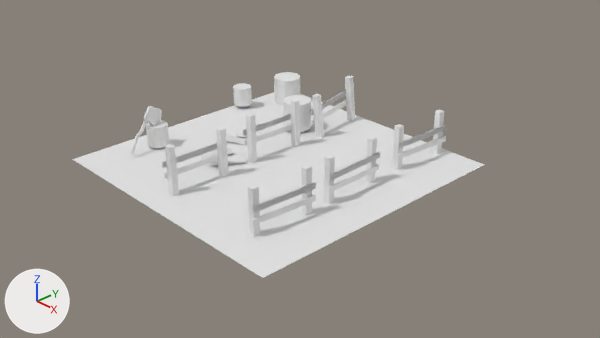
The Blender file 36-portalscene-creating-a-scene-in-blender/blender.blend: old version first, new version second.
Both versions are drawn from the file's camera 'Camera'. Every picture has the same lights, and +X, +Y and +Z are marked at lower left.

The older version as bpy lines, for what is in view:
```python
me_cylinder = bpy.data.meshes.new('Cylinder')
me_cylinder.from_pydata(...)  # a 10-sided cylinder along z spanning x -1.55..0.35, y -1.57..0.43, z -2.07..-0.07
me_cylinder_002 = bpy.data.meshes.new('Cylinder.002')
me_cylinder_002.from_pydata(...)  # a 10-sided cylinder along z spanning x -1.55..0.35, y -1.57..0.43, z -2.07..-0.07
me_cylinder_003 = bpy.data.meshes.new('Cylinder.003')
me_cylinder_003.from_pydata(...)  # a 10-sided cylinder along z spanning x -1.55..0.35, y -1.57..0.43, z -2.07..-0.07
me_cylinder_004 = bpy.data.meshes.new('Cylinder.004')
me_cylinder_004.from_pydata(...)  # a 10-sided cylinder along z spanning x -1.55..0.35, y -1.57..0.43, z -2.07..-0.07
ob_cylinder = bpy.data.objects.new('Cylinder', me_cylinder)
ob_cylinder.location = (-2.032, 1.406, -0.068)
ob_cylinder.scale = (-0.21, -0.21, -0.21)
ob_cylinder_002 = bpy.data.objects.new('Cylinder.002', me_cylinder_002)
ob_cylinder_002.location = (-2.288, 0.759, -0.001)
ob_cylinder_002.scale = (-0.143, -0.143, -0.143)
ob_cylinder_003 = bpy.data.objects.new('Cylinder.003', me_cylinder_003)
ob_cylinder_003.location = (-1.979, -1.074, -0.024)
ob_cylinder_003.scale = (-0.153, -0.153, -0.153)
ob_cylinder_004 = bpy.data.objects.new('Cylinder.004', me_cylinder_004)
ob_cylinder_004.location = (-1.095, 0.747, -0.02)
ob_cylinder_004.scale = (-0.21, -0.21, -0.21)
# also in view: 'Cube.006' at (-0.62, 1.27, 0.28); 'Cube.002' at (0.96, 1.35, 0.23); 'Cube.003' at (0.96, -1.18, 0.23); 'Cube.004' at (-0.55, -1.3, 0.28); 'Cube.005' at (-0.59, 0.05, 0.29)
```
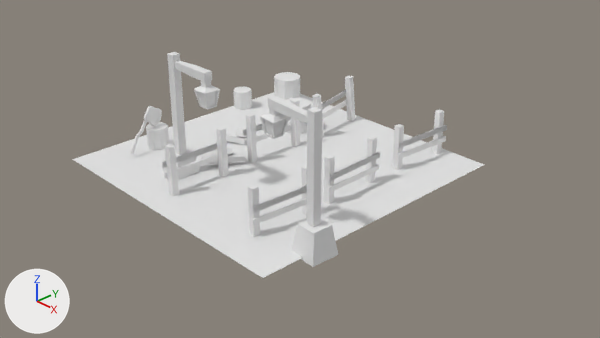
The change, as a list of edits to the scene's bpy script:
```text
Add me_cube_012:
    me_cube_012.from_pydata(...)  # 20 vertices, 5 faces; spans x 1.635..2.173, y -0.285..0.245, z 5.138..5.684
Add me_cube_006:
    me_cube_006.from_pydata(...)  # 52 vertices, 45 faces; spans x 1.571..2.23, y -0.346..0.306, z 5.087..5.846
Add me_cube_005:
    me_cube_005.from_pydata(...)  # 28 vertices, 21 faces; spans x -0.1..2.06, y -0.17..0.15, z 0.82..5.96
Add me_cube_004:
    me_cube_004.from_pydata([(-1.0, -1.0, -1.0), (-0.71, -0.71, 1.0), (-1.0, 1.0, -1.0), (-0.71, 0.71, 1.0), (1.0, -1.0, -1.0), (0.71, -0.71, 1.0), (1.0, 1.0, -1.0), (0.71, 0.71, 1.0)], [], [(0, 1, 3, 2), (2, 3, 7, 6), (6, 7, 5, 4), (4, 5, 1, 0), (2, 6, 4, 0), (7, 3, 1, 5)])
Change ob_cylinder_002:
    ob_cylinder_002.location: (-2.288, 0.759, -0.001) -> (-2.288, 0.759, -0.054)
Change ob_cylinder_003:
    ob_cylinder_003.location: (-1.979, -1.074, -0.024) -> (-1.979, -1.074, -0.057)
Change ob_cylinder_004:
    ob_cylinder_004.location: (-1.095, 0.747, -0.02) -> (-1.095, 0.747, -0.062)
Add ob_lamp_002:
    ob_lamp_002 = bpy.data.objects.new('lamp.002', me_cube_012)
    ob_lamp_002.location = (1.662, -1.333, -0.623)
    ob_lamp_002.rotation_euler = (0.0, 0.00703, 3.106)  # degrees (0, 0.4, 178)
    ob_lamp_002.scale = (0.35, 0.35, 0.35)
Add ob_lamp_frame_001:
    ob_lamp_frame_001 = bpy.data.objects.new('lamp frame.001', me_cube_006)
    ob_lamp_frame_001.location = (1.662, -1.333, -0.623)
    ob_lamp_frame_001.rotation_euler = (0.0, 0.00703, 3.106)  # degrees (0, 0.4, 178)
    ob_lamp_frame_001.scale = (0.35, 0.35, 0.35)
Add ob_pole_001:
    ob_pole_001 = bpy.data.objects.new('pole.001', me_cube_005)
    ob_pole_001.location = (1.662, -1.333, -0.417)
    ob_pole_001.rotation_euler = (0.0, 0.0, 3.106)  # degrees (0, 0, 178)
    ob_pole_001.scale = (0.35, 0.35, 0.35)
Add ob_base_001:
    ob_base_001 = bpy.data.objects.new('base.001', me_cube_004)
    ob_base_001.location = (1.662, -1.333, 0.113)
    ob_base_001.rotation_euler = (0.0, 0.0, 3.106)  # degrees (0, 0, 178)
    ob_base_001.scale = (0.191, 0.191, 0.191)
Add ob_lamp_001:
    ob_lamp_001 = bpy.data.objects.new('lamp.001', me_cube_012)
    ob_lamp_001.location = (-0.992, -1.239, -0.673)
    ob_lamp_001.rotation_euler = (0.0, 0.00703, 0.0)  # degrees (0, 0.4, 0)
    ob_lamp_001.scale = (0.35, 0.35, 0.35)
Add ob_lamp_frame:
    ob_lamp_frame = bpy.data.objects.new('lamp frame', me_cube_006)
    ob_lamp_frame.location = (-0.992, -1.239, -0.673)
    ob_lamp_frame.rotation_euler = (0.0, 0.00703, 0.0)  # degrees (0, 0.4, 0)
    ob_lamp_frame.scale = (0.35, 0.35, 0.35)
Add ob_pole:
    ob_pole = bpy.data.objects.new('pole', me_cube_005)
    ob_pole.location = (-0.992, -1.239, -0.467)
    ob_pole.scale = (0.35, 0.35, 0.35)
Add ob_base:
    ob_base = bpy.data.objects.new('base', me_cube_004)
    ob_base.location = (-0.992, -1.239, 0.063)
    ob_base.scale = (0.191, 0.191, 0.191)
```

Where the change shows, as pixel boxes [x1, y1, x2, y2] in the pictures (600 x 338 px):
'pole.001', added
    after: [268, 96, 322, 227]
'pole', added
    after: [167, 52, 212, 155]
'base.001', added
    after: [291, 219, 338, 267]
'Cylinder.004', moved
    before: [283, 95, 311, 132]
    after: [287, 98, 311, 134]
'Cylinder.003', moved
    before: [146, 120, 169, 148]
    after: [146, 122, 169, 150]
'Cylinder.002', moved
    before: [233, 83, 252, 107]
    after: [233, 86, 252, 110]
'lamp frame.001', added
    after: [260, 113, 289, 139]
'lamp frame', added
    after: [194, 85, 220, 110]
'base', added
    after: [163, 148, 200, 180]
'lamp.002', added
    after: [264, 120, 286, 136]
'lamp.001', added
    after: [197, 92, 217, 107]
